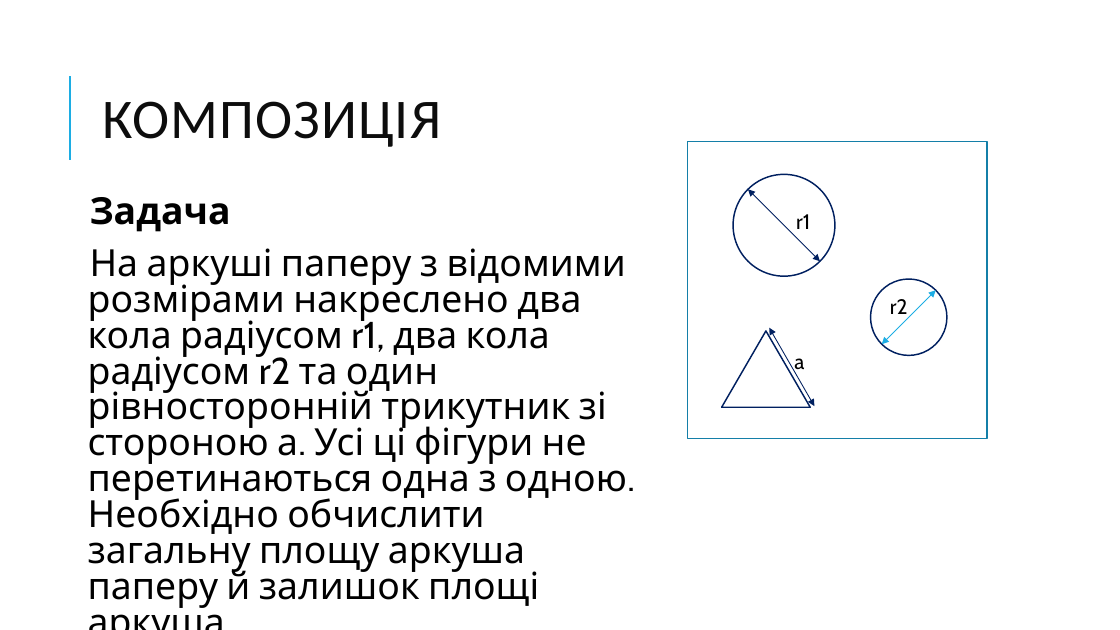
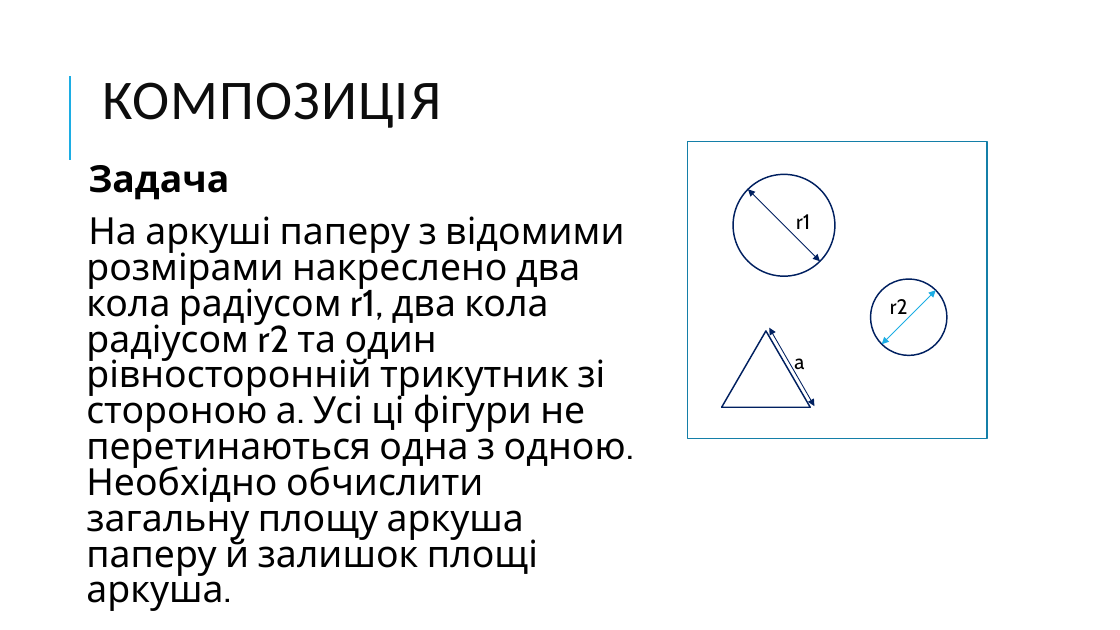
Before and after one commit to Zelenskiy/informatics_10_prof, a slide deck: slide 4 of Урок 43, 44. Композиційний підхід в ООП мовою Python/Композиційний підхід в ООП мовою Python.pptx. Drawn at 1120x630 pixels with LibreOffice and Linux fonts; fonts in the diff are those of the drawing; background and template pictures are left out. Boxes give left, top, right and bottom in pixels: in the first picture for what was removed or moved away, otherwise in the second. Text is boxed around its words. In the diff, an @@ line names an element or a change of style, - is before the commit and + after.

```diff
--- a/Урок 43, 44. Композиційний підхід в ООП мовою Python/Композиційний підхід в ООП мовою Python.pptx
+++ b/Урок 43, 44. Композиційний підхід в ООП мовою Python/Композиційний підхід в ООП мовою Python.pptx
@@ title "КОМПОЗИЦІЯ": place and size @@
-title "КОМПОЗИЦІЯ" at [102,101,441,147]
+title "КОМПОЗИЦІЯ" at [102,82,441,128]
@@ text "Задача": place and size @@
-text "Задача" at [88,197,627,608]
+text "Задача" at [86,165,626,576]
```
Also in this commit, not shown: 2 other slides changed, 6 other files.
